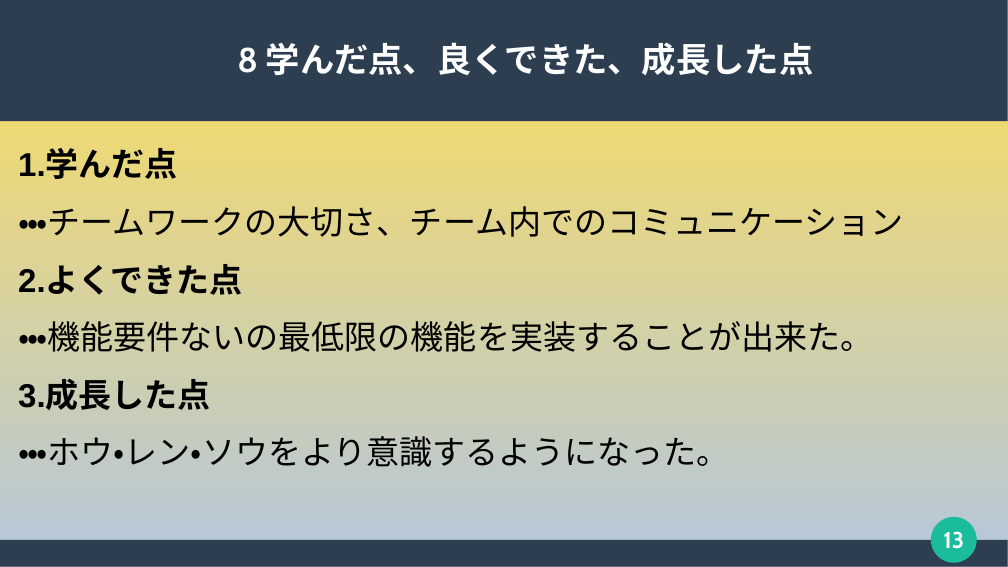
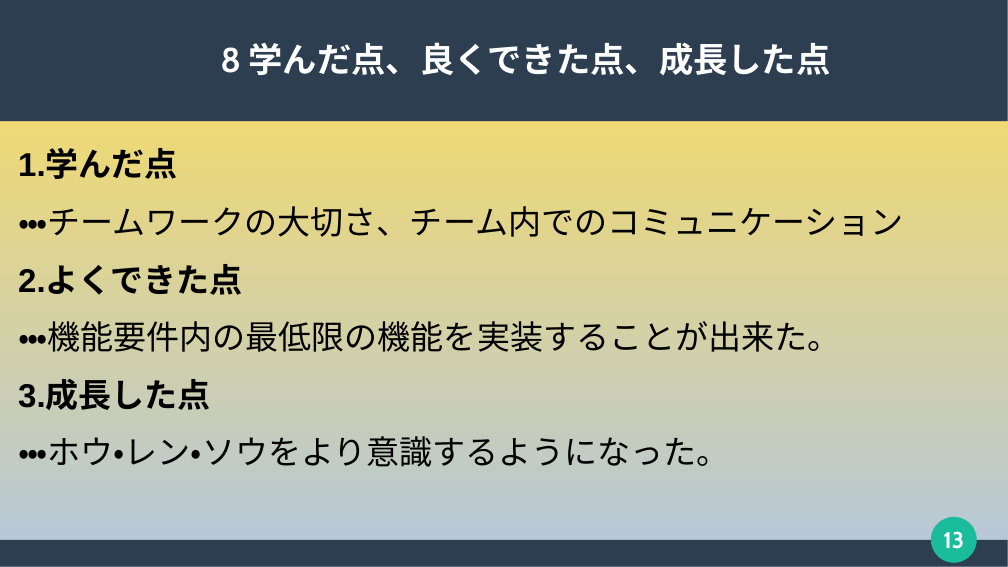
Before and after one commit to 2022java42-student006/document, a slide deck: slide 13 of 発表用スライド(清水作成版).pptx. Drawn at 1008x567 pixels with LibreOffice and Linux fonts; fonts in the diff are those of the drawing. Boxes give left, top, right and bottom in pixels: in the first picture for what was removed or moved away, otherwise in the second. Text is boxed around its words. In the diff, an @@ line names an element or a change of style, - is before the commit and + after.

```diff
--- a/発表用スライド(清水作成版).pptx
+++ b/発表用スライド(清水作成版).pptx
@@ title at (x1=220, y1=42, x2=831, y2=75): text changed @@
-1 8 学んだ点、良くできた、成長した点
+1 8 学んだ点、良くできた点、成長した点
@@ subtitle at (x1=18, y1=321, x2=840, y2=352): text changed @@
-・・・機能要件ないの最低限の機能を実装することが出来た。
+・・・機能要件内の最低限の機能を実装することが出来た。
```
Also in this commit, not shown: 1 other slide changed.
